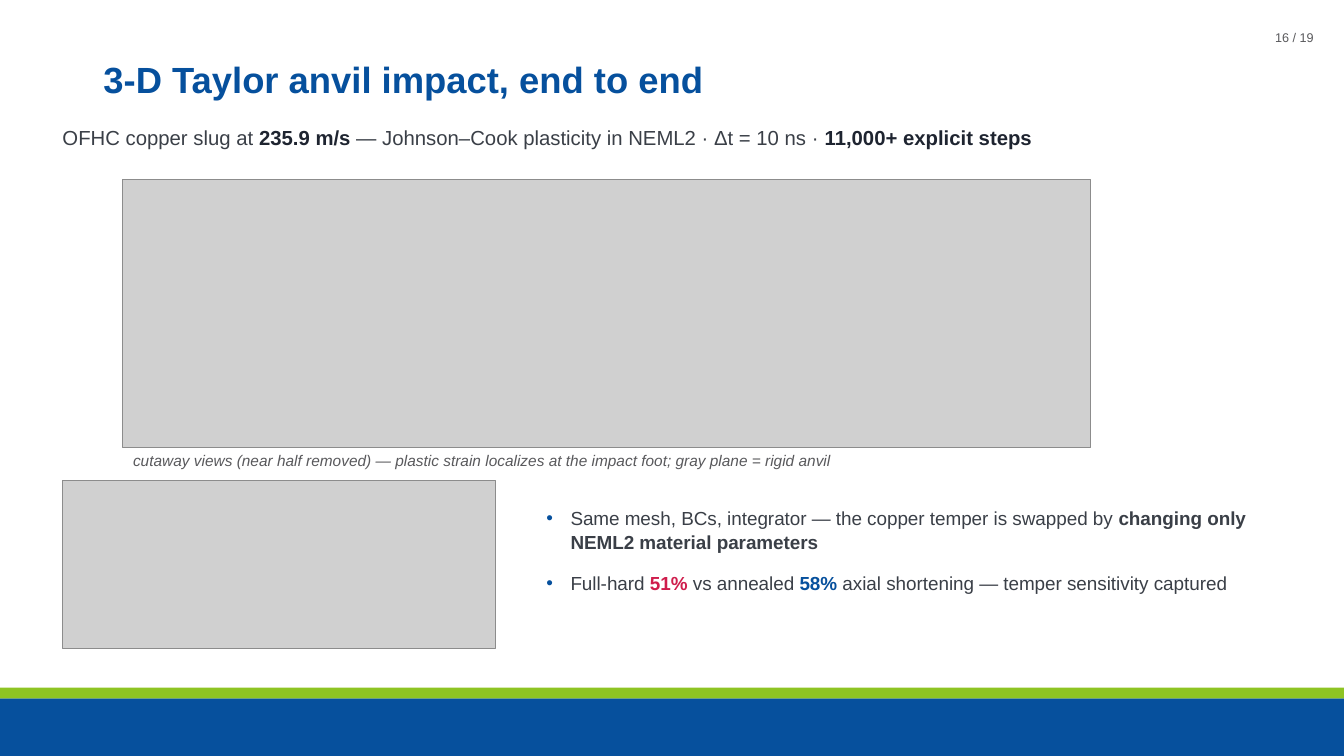
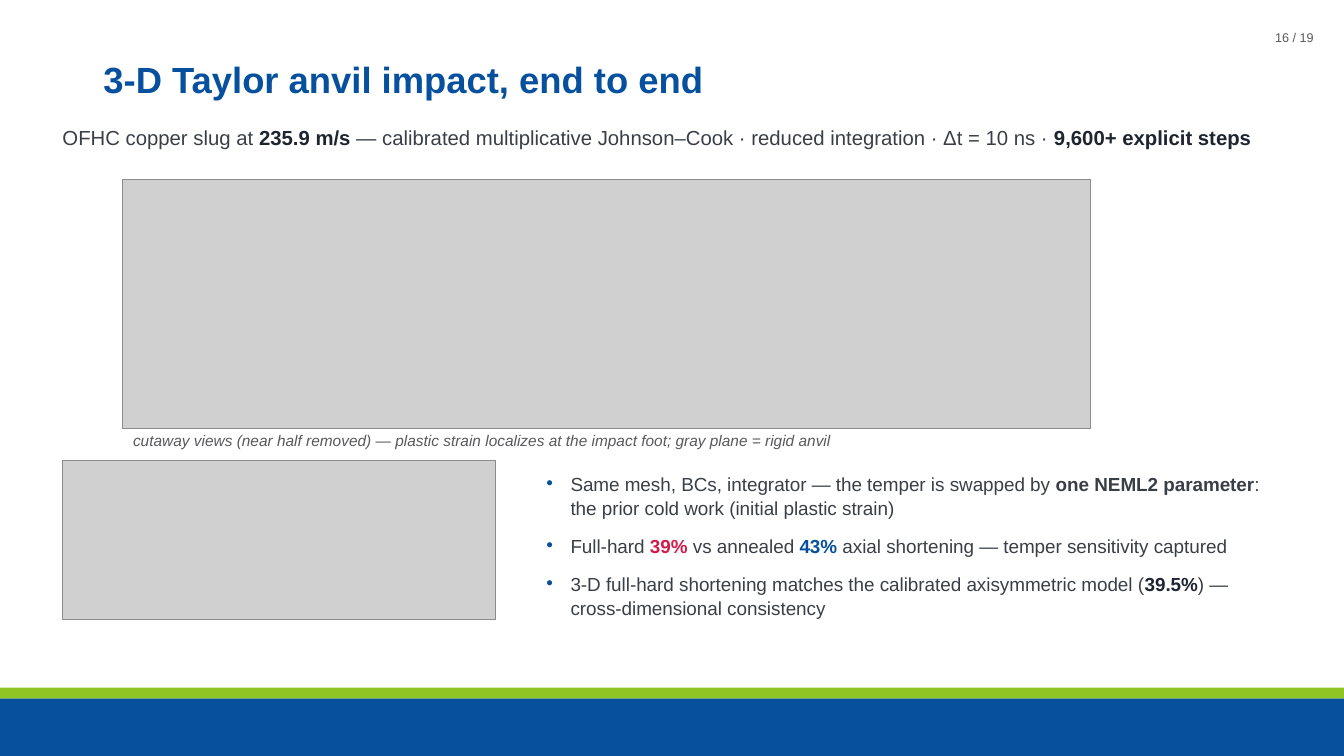
Before and after one commit to maxnezdyur/marlin, a slide deck: slide 16 of examples/impact/slide_assets/WCCM_NEML2_explicit_dynamics_v2.pptx. Drawn at 1344x756 pixels with LibreOffice and Linux fonts; fonts in the diff are those of the drawing; grey boxes stand for pictures; background and template pictures are left out. Boxes give left, top, right and bottom in pixels: in the first picture for what was removed or moved away, otherwise in the second. Text is boxed around its words. In the diff, an @@ line names an element or a change of style, - is before the commit and + after.

Commit message:
slides: rerun 3-D Taylor demos on the production stack
New 3d_slug_thermal_mult_ri.i: calibrated multiplicative thermal JC
(campaign_r1_nofric posterior median), reduced integration + HEX8 hourglass,
frictionless boundary-restricted nodal contact. Full-hard and annealed
(ipe -> 0) tempers rerun to rebound; slides 16-17 updated with the new
figures and measured numbers (39/43% shortening, peak dT 422 K, 9.6k steps).

```diff
--- a/examples/impact/slide_assets/WCCM_NEML2_explicit_dynamics_v2.pptx
+++ b/examples/impact/slide_assets/WCCM_NEML2_explicit_dynamics_v2.pptx
@@ text at (62,130,1251,150): text changed @@
-OFHC copper slug at 235.9 m/s — Johnson–Cook plasticity in NEML2 · Δt = 10 ns · 11,000+ explicit steps
+OFHC copper slug at 235.9 m/s — calibrated multiplicative Johnson–Cook · reduced integration · Δt = 10 ns · 9,600+ explicit steps
@@ picture: place and size @@
-picture at (123,179,1091,448)
+picture at (123,179,1091,429)
@@ text "cutaway views (near half removed) ...": place and size @@
-text "cutaway views (near half removed) ..." at (133,455,831,469)
+text "cutaway views (near half removed) ..." at (133,435,831,449)
@@ picture: place and size @@
-picture at (63,480,496,647)
+picture at (63,461,496,619)
@@ text at (571,477,1259,619): text changed @@
-• Same mesh, BCs, integrator — the copper temper is swapped by changing only NEML2 material parameters
-• Full-hard 51% vs annealed 58% axial shortening — temper sensitivity captured
+• Same mesh, BCs, integrator — the temper is swapped by one NEML2 parameter: the prior cold work (initial plastic strain)
+• Full-hard 39% vs annealed 43% axial shortening — temper sensitivity captured
+• 3-D full-hard shortening matches the calibrated axisymmetric model (39.5%) — cross-dimensional consistency
```
Also in this commit, not shown: 1 other slide changed, 5 other files.
